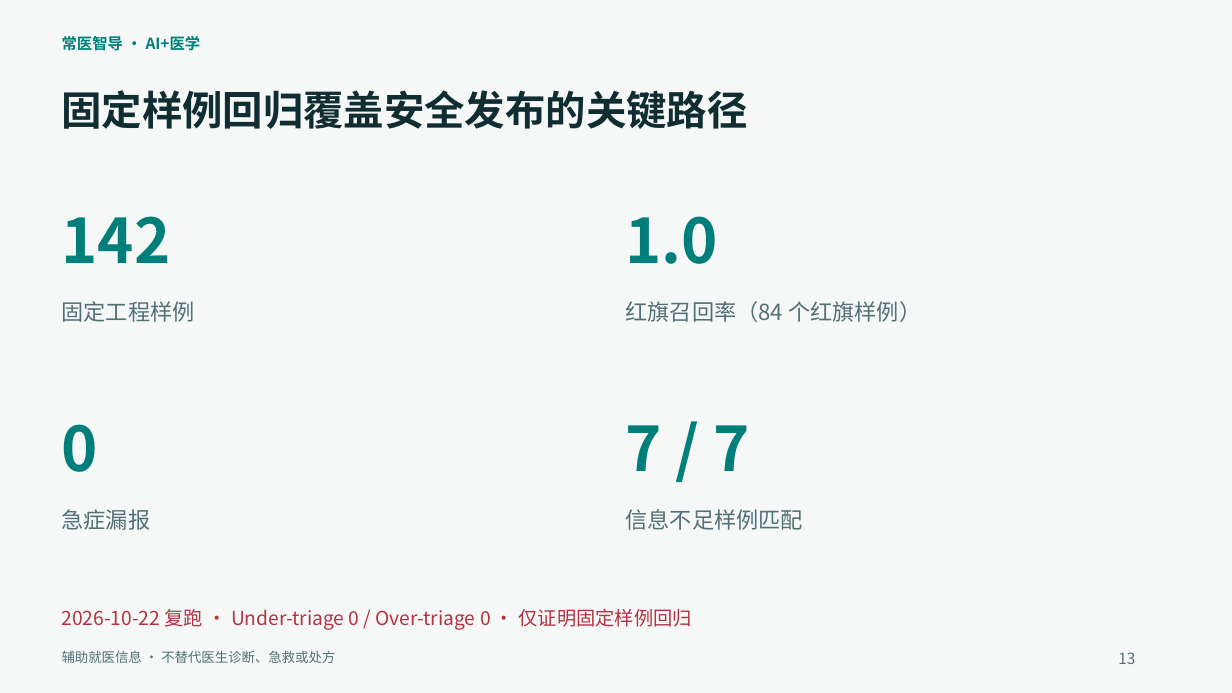
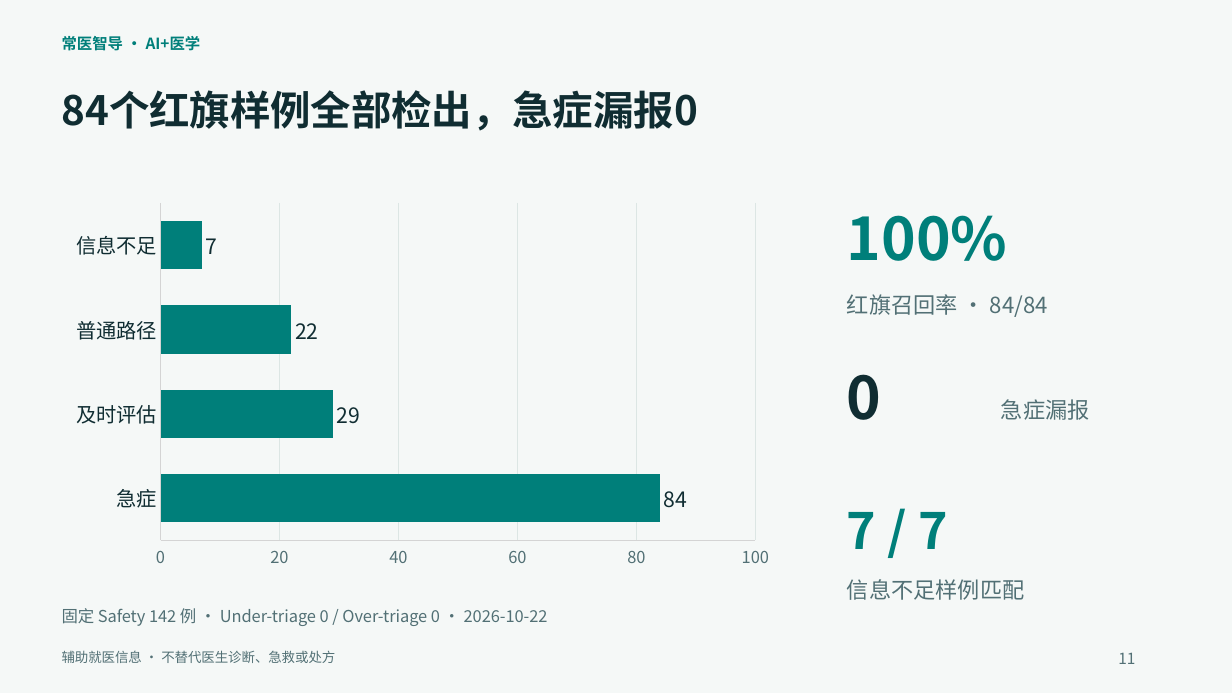
Before and after one commit to wenxvn/changyi, a slide deck: slide 11 of 参赛资料/常医智导_参赛答辩.pptx (slide 13 before the commit). Drawn at 1232x693 pixels with LibreOffice and Linux fonts; fonts in the diff are those of the drawing. Boxes give left, top, right and bottom in pixels: in the first picture for what was removed or moved away, otherwise in the second. Text is boxed around its words. In the diff, an @@ line names an element or a change of style, - is before the commit and + after.

Commit message:
docs: focus competition outline and deck on safety-led care paths

```diff
--- a/参赛资料/常医智导_参赛答辩.pptx
+++ b/参赛资料/常医智导_参赛答辩.pptx
@@ text at (62,90,698,131): text changed @@
-固定样例回归覆盖安全发布的关键路径
+84个红旗样例全部检出，急症漏报0
@@ bar chart added at (62,195,784,575) @@
+categories: 急症, 及时评估, 普通路径, 信息不足
+Series 1: 84, 29, 22, 7
@@ text removed at (62,216,171,263) @@
-142
@@ text removed at (626,216,719,264) @@
-1.0
@@ text added at (847,215,1007,261), 45.8 pt, text #007F7A, bold @@
+100%
@@ text at (847,294,1048,317): text changed @@
-红旗召回率（84 个红旗样例）
+红旗召回率 · 84/84
@@ text removed at (62,301,195,322) @@
-固定工程样例
@@ text "0": place and size @@
-text "0" at (62,424,98,472)
+text "0" at (847,374,882,420)
@@ text "0" at (847,374,882,420): size 48 to 45.8 pt, text colour #007F7A to #102D32 @@
@@ text "急症漏报": place and size @@
-text "急症漏报" at (62,509,151,530)
+text "急症漏报" at (1001,399,1090,420)
@@ text "7 / 7": place and size @@
-text "7 / 7" at (626,425,750,471)
+text "7 / 7" at (847,512,949,549)
@@ text "7 / 7" at (847,512,949,549): size 48 to 39 pt @@
@@ text "信息不足样例匹配": place and size @@
-text "信息不足样例匹配" at (626,509,803,530)
+text "信息不足样例匹配" at (847,579,1024,600)
@@ text at (62,608,548,626): text changed; size 15 to 12.8 pt; text colour #B33342 to #527075 @@
-2026-10-22 复跑 · Under-triage 0 / Over-triage 0 · 仅证明固定样例回归
+固定 Safety 142 例 · Under-triage 0 / Over-triage 0 · 2026-10-22
@@ text at (1118,652,1135,664): text changed @@
-13
+11
```
Also in this commit, not shown: 12 other slides changed, 5 slides added, 5 slides removed, 6 other files.
